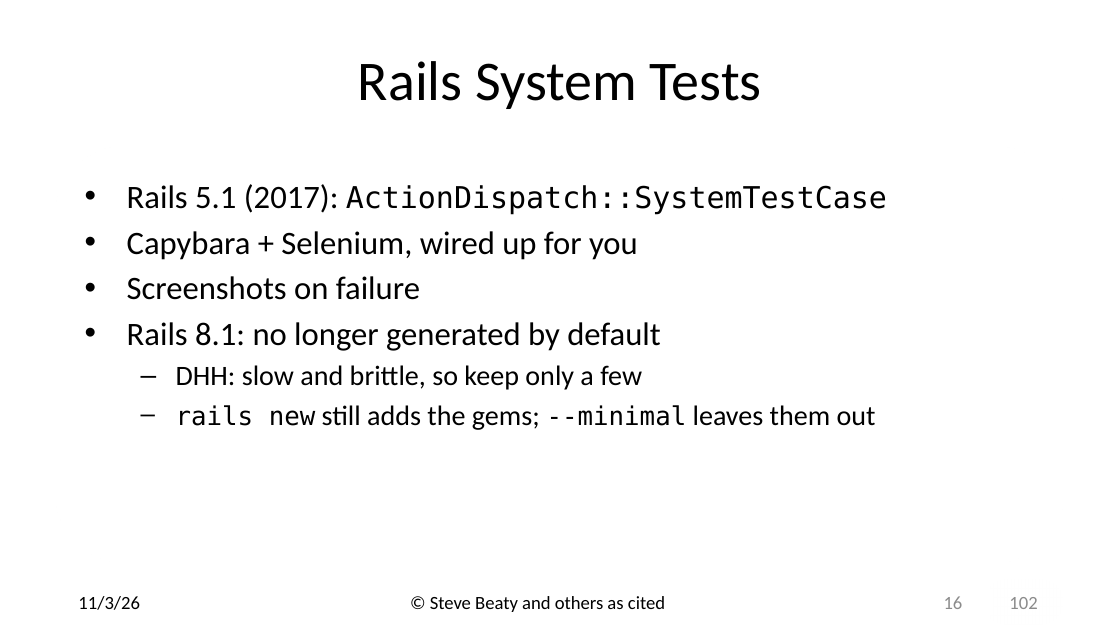
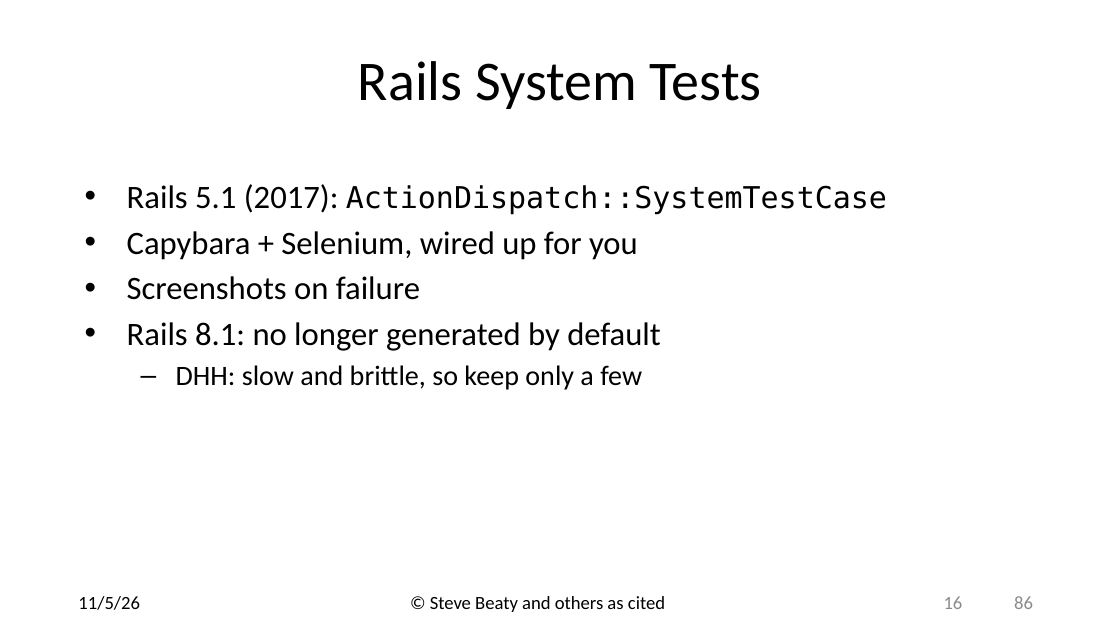
Before and after one commit to drb80/WebAppDev, a slide deck: slide 16 of Slides/Selenium and Capybara.pptx. Drawn at 1120x630 pixels with LibreOffice and Linux fonts; fonts in the diff are those of the drawing; background and template pictures are left out. Boxes give left, top, right and bottom in pixels: in the first picture for what was removed or moved away, otherwise in the second. Text is boxed around its words. In the diff, an @@ line names an element or a change of style, - is before the commit and + after.

```diff
--- a/Slides/Selenium and Capybara.pptx
+++ b/Slides/Selenium and Capybara.pptx
@@ text at (x1=176, y1=405, x2=876, y2=430): paragraph removed @@
-– rails new still adds the gems; --minimal leaves them out
@@ text at (x1=78, y1=596, x2=140, y2=610): text changed @@
-11/3/26
+11/5/26
@@ text at (x1=1014, y1=596, x2=1033, y2=609): text changed @@
-102
+86
```
Also in this commit, not shown: 84 other slides changed, 1 slide added, 17 slides removed, 1 other file.
